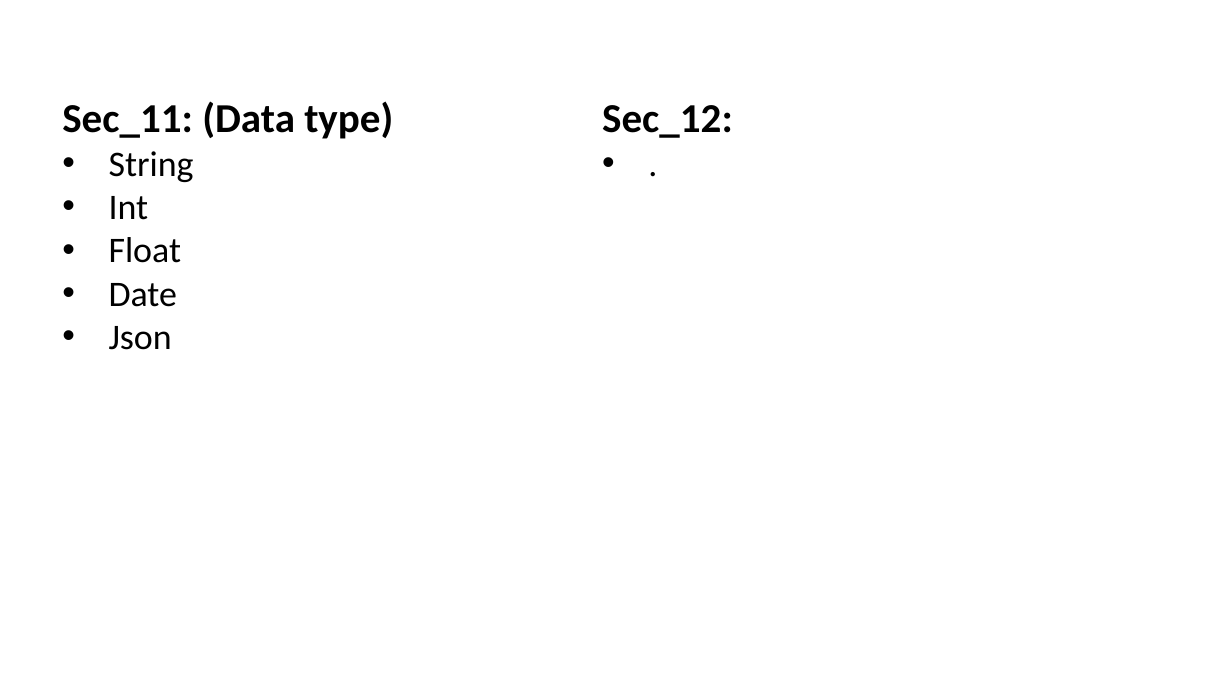
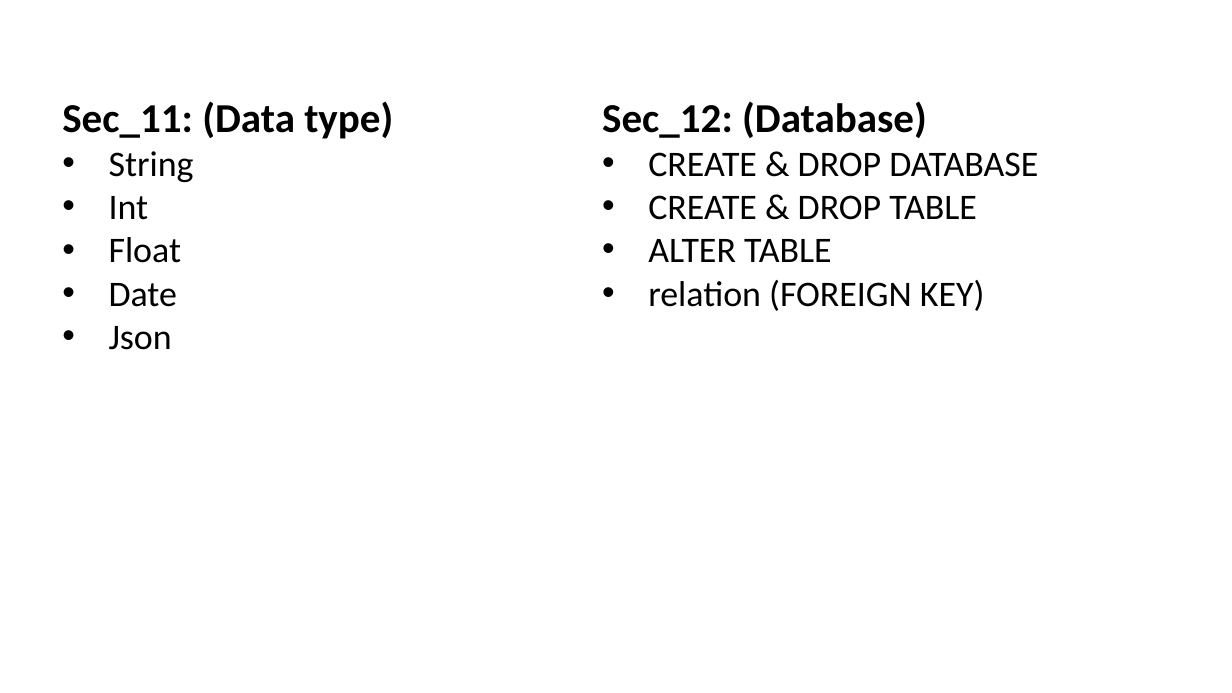
Before and after one commit to Amir-Hofo/Basic_SQL_Commands, a slide deck: slide 7 of list of content.pptx. Drawn at 1232x693 pixels with LibreOffice and Linux fonts; fonts in the diff are those of the drawing. Boxes give left, top, right and bottom in pixels: in the first picture for what was removed or moved away, otherwise in the second. Text is boxed around its words. In the diff, an @@ line names an element or a change of style, - is before the commit and + after.

```diff
--- a/list of content.pptx
+++ b/list of content.pptx
@@ text at box(602, 101, 1038, 311): text changed; size 32 to 28 pt; bold off @@
-Sec_12:
-• .
+Sec_12: (Database)
+• CREATE & DROP DATABASE
+• CREATE & DROP TABLE
+• ALTER TABLE
+• relation (FOREIGN KEY)
```
Also in this commit, not shown: 3 other files.
